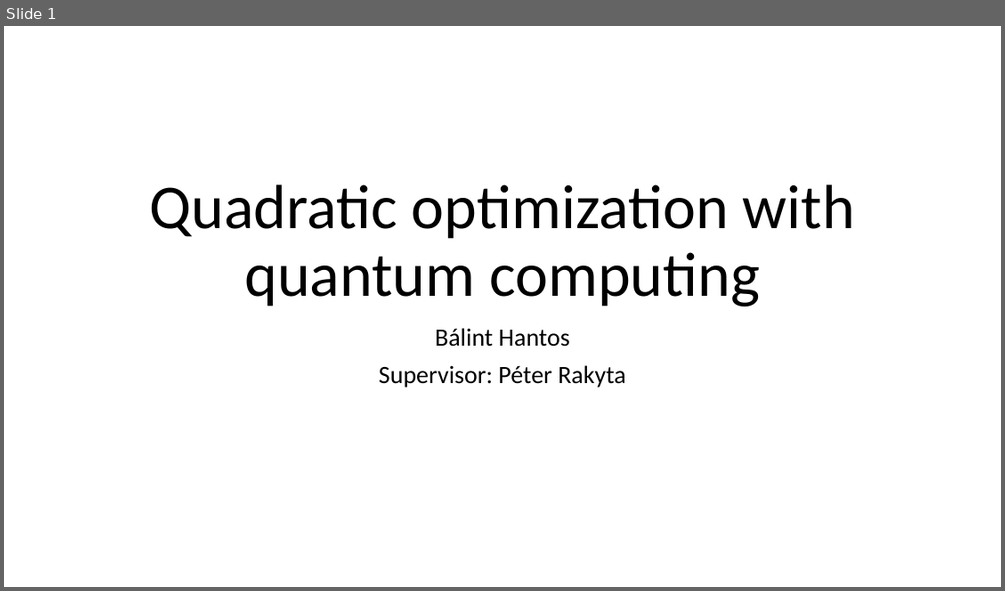
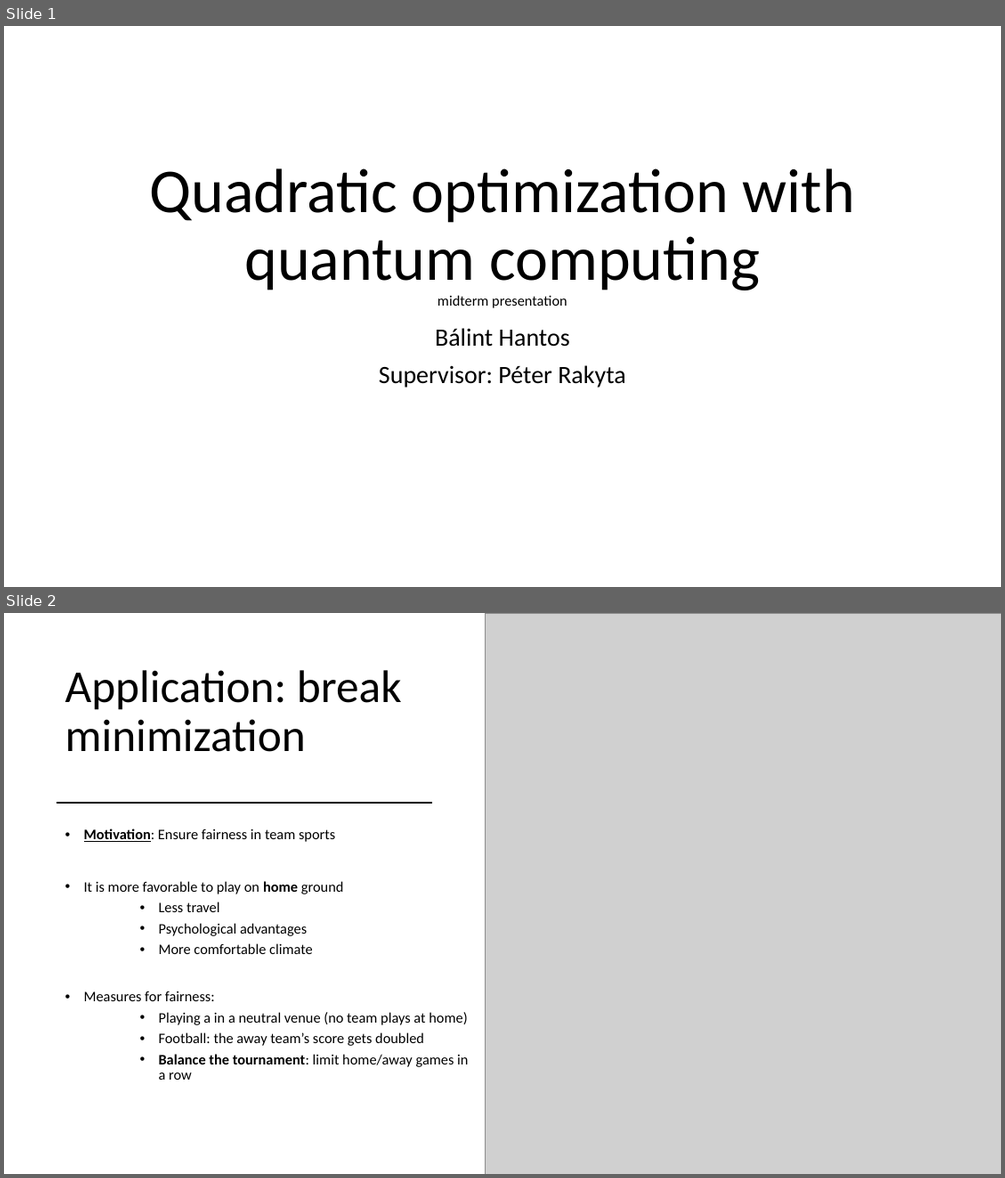
Before and after one commit to Balint831/SciMod, a slide deck: 3 Quadratic optimization with quantum computing .pptx. Shown one above the other, each under a label of ours: slide 1 before the commit, slides 1 and 2 after it. The pictures are 1005x591 and 1005x1178 pixels, drawn with LibreOffice and Linux fonts; fonts in the diff are those of the drawing; grey boxes stand for pictures. Boxes give left, top, right and bottom in pixels: in the first picture for what was removed or moved away, otherwise in the second. Text is boxed around its words. In the diff, an @@ line names an element or a change of style, - is before the commit and + after.

```diff
--- a/3 Quadratic optimization with quantum computing .pptx
+++ b/3 Quadratic optimization with quantum computing .pptx
@@ slide 2 added at [4,613,1001,1174], background #FFFFFF @@
@@ picture added at [485,613,1001,1174] @@
@@ title added at [65,670,402,752], 44 pt, text #000000 @@
+Application: break minimization
@@ line added from (57, 803) to (432, 803), #000000 1.5 pt @@
@@ text added at [84,828,468,1079], 14 pt, text #000000 @@
+• Motivation: Ensure fairness in team sports
+• It is more favorable to play on home ground
+    • Less travel
+    • Psychological advantages
+    • More comfortable climate
+• Measures for fairness:
+    • Playing a in a neutral venue (no team plays at home)
+    • Football: the away team’s score gets doubled
+    • Balance the tournament: limit home/away games in a row
@@ slide 1 changed as well @@
@@ title at [149,168,855,308]: text changed @@
-Quadratic optimization with quantum computing
+Quadratic optimization with quantum computing
+midterm presentation
```
Also in this commit, not shown: 5 other slides changed, 10 other slides added, 1 slide removed, 4 other files.
